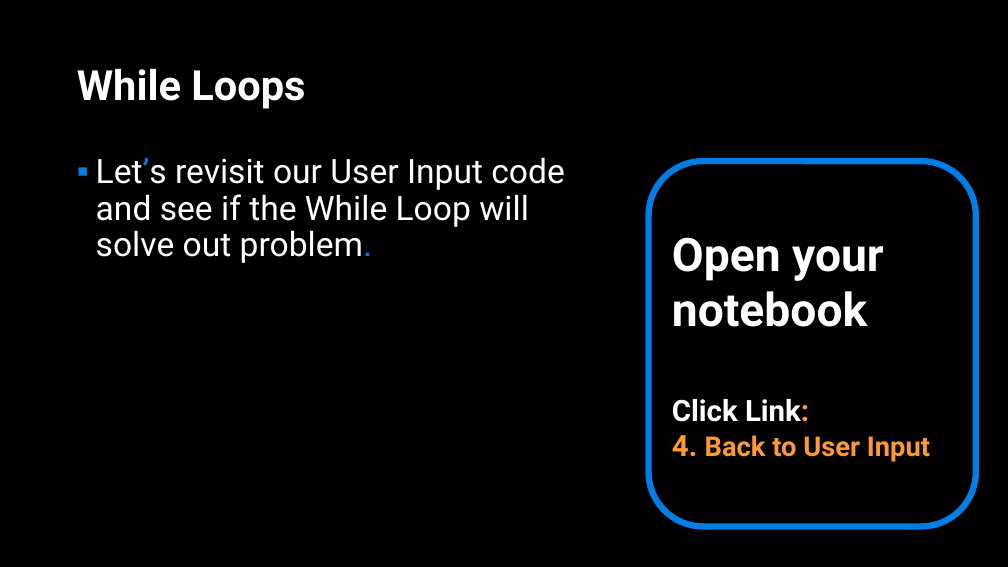
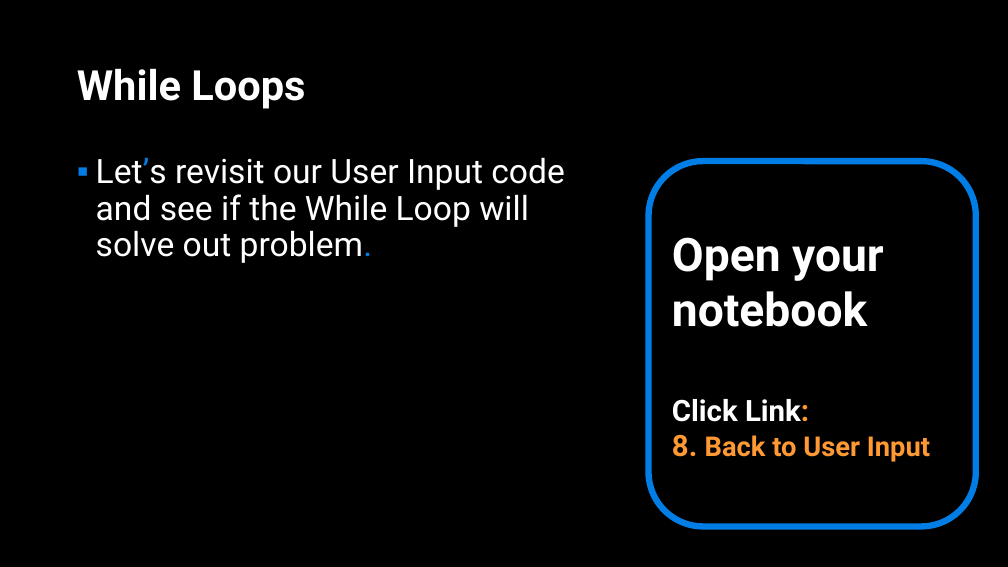
Before and after one commit to APS106/APS106-winter-2023-kinsella-goodfellow, a slide deck: slide 74 of lectures/week4/lecture1/slides/week4_lecture1.pptx (slide 25 before the commit). Drawn at 1008x567 pixels with LibreOffice and Linux fonts; fonts in the diff are those of the drawing; background and template pictures are left out. Boxes give left, top, right and bottom in pixels: in the first picture for what was removed or moved away, otherwise in the second. Text is boxed around its words. In the diff, an @@ line names an element or a change of style, - is before the commit and + after.

```diff
--- a/lectures/week4/lecture1/slides/week4_lecture1.pptx
+++ b/lectures/week4/lecture1/slides/week4_lecture1.pptx
@@ text in rounded rectangle at [672, 434, 930, 462]: text changed @@
-4. Back to User Input
+8. Back to User Input
```
Also in this commit, not shown: 17 other slides changed, 48 slides added, 7 slides removed, 11 other files.
